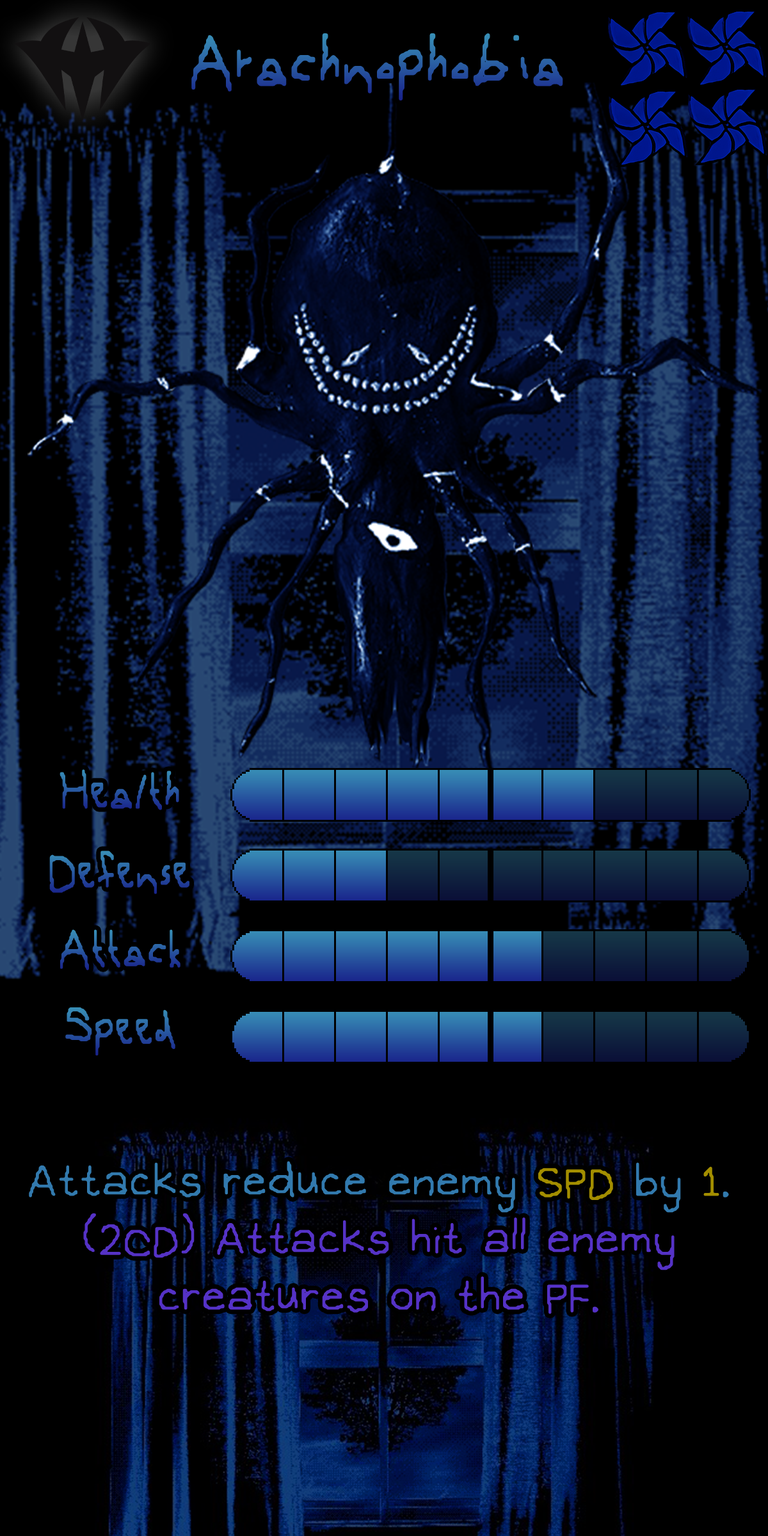
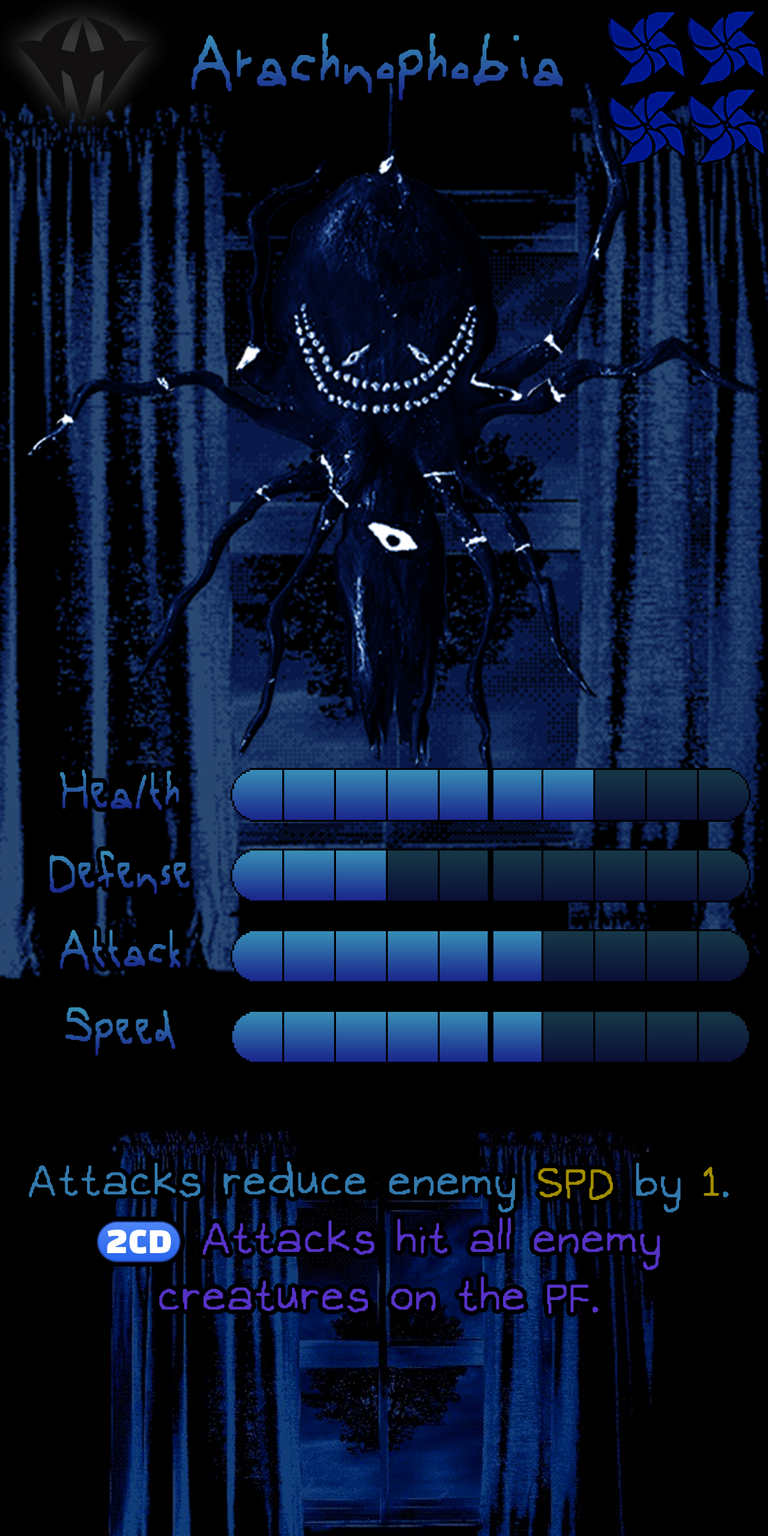
Layer changes from the first (768, 1536) image to the second:
painted on "Ability" over bbox(83, 1178, 675, 1291)
